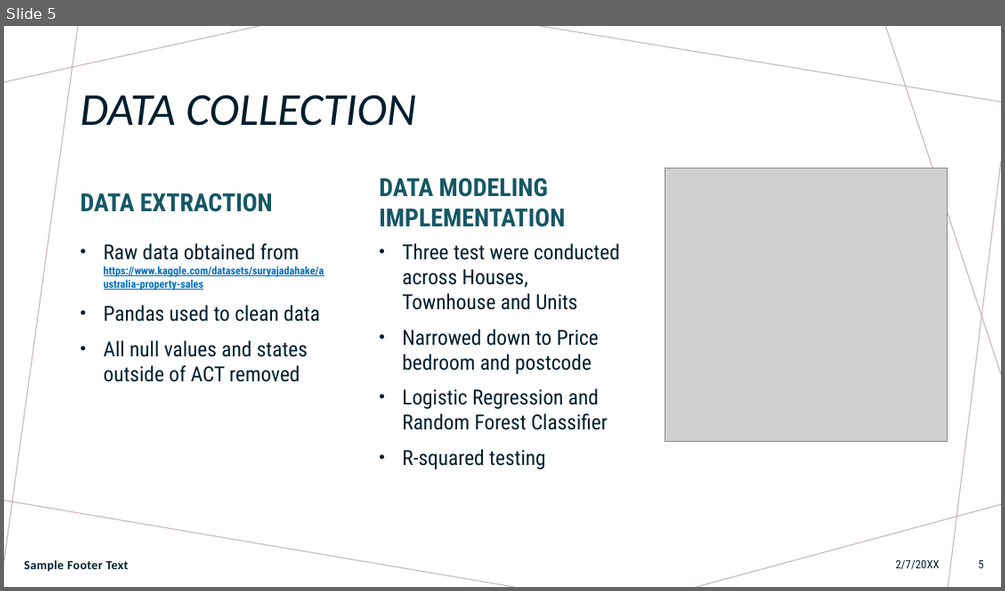
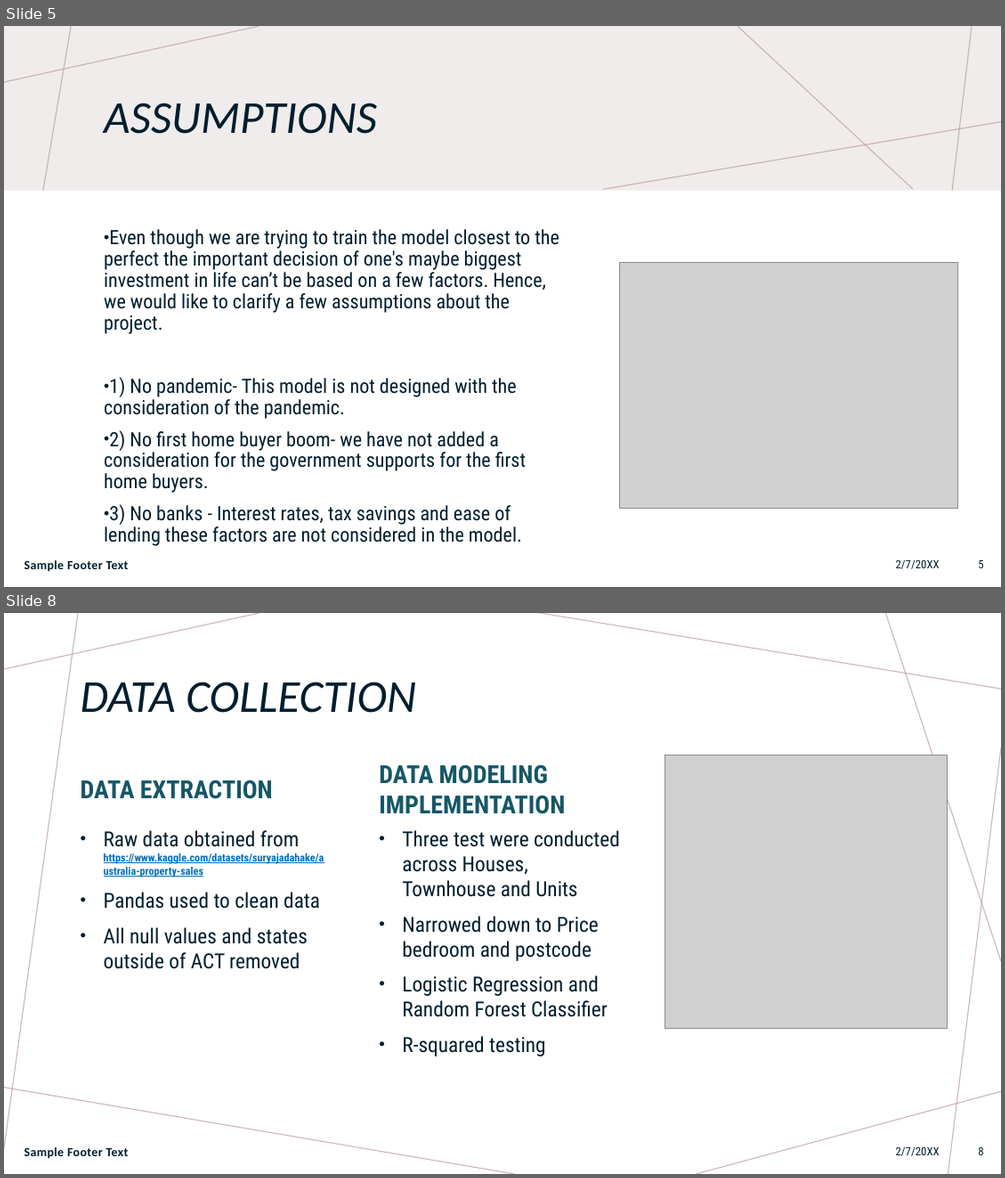
Before and after one commit to Anguyensfg/project-4, a slide deck: Project 4.pptx. Shown one above the other, each under a label of ours: slide 5 before the commit, slides 5 and 8 after it; the slides between them are not shown. The pictures are 1005x591 and 1005x1178 pixels, drawn with LibreOffice and Linux fonts; fonts in the diff are those of the drawing; grey boxes stand for pictures. Boxes give left, top, right and bottom in pixels: in the first picture for what was removed or moved away, otherwise in the second. Text is boxed around its words. In the diff, an @@ line names an element or a change of style, - is before the commit and + after.

```diff
--- a/Project 4.pptx
+++ b/Project 4.pptx
@@ slide 5 added at <box>4,26,1001,587</box>, background #FFFFFF; not listed: 7 template elements that a slide beside it also shows @@
@@ line added from (259, 26) to (4, 82), #BA9CA0 1 pt @@
@@ line added from (78, 26) to (4, 562), #BA9CA0 1 pt @@
@@ rectangle added at <box>4,26,1001,587</box>, fill #FFFFFF @@
@@ rectangle added at <box>4,26,1001,191</box>, fill #F0ECEC @@
@@ line added from (259, 26) to (4, 82), #BA9CA0 1 pt @@
@@ line added from (72, 26) to (43, 191), #BA9CA0 1 pt @@
@@ line added from (378, 587) to (433, 26), #BA9CA0 1 pt @@
@@ line added from (1001, 102) to (538, 26), #BA9CA0 1 pt @@
@@ line added from (914, 189) to (737, 26), #BA9CA0 1 pt @@
@@ line added from (1001, 375) to (886, 26), #BA9CA0 1 pt @@
@@ line added from (971, 26) to (952, 191), #BA9CA0 1 pt @@
@@ title added at <box>104,103,377,134</box>, 44 pt, text #001E2E, italic @@
+ASSUMPTIONS
@@ line added from (1001, 122) to (604, 189), #BA9CA0 1 pt @@
@@ line added from (1001, 160) to (947, 587), #BA9CA0 1 pt @@
@@ text added at <box>104,229,559,546</box>, 19 pt, text #001E2E @@
+• Even though we are trying to train the model closest to the perfect the important decision of one's maybe biggest investment in life can’t be based on a few factors. Hence, we would like to clarify a few assumptions about the project.
+• 1) No pandemic- This model is not designed with the consideration of the pandemic.
+• 2) No first home buyer boom- we have not added a consideration for the government supports for the first home buyers.
+• 3) No banks - Interest rates, tax savings and ease of lending these factors are not considered in the model.
@@ picture added at <box>619,263,957,507</box> @@
@@ line added from (515, 587) to (4, 499), #BA9CA0 1 pt @@
@@ line added from (1001, 505) to (696, 587), #BA9CA0 1 pt @@
@@ text added at <box>896,559,939,569</box>, 11 pt, text #001E2E @@
+2/7/20XX
@@ text added at <box>24,560,129,572</box>, 12 pt, text #001E2E, bold @@
+Sample Footer Text
@@ page number added at <box>978,560,983,568</box>, 11 pt, text #001E2E @@
+5
@@ what was slide 5 is now slide 8 @@
@@ page number at <box>978,1146,983,1155</box>: text changed @@
-5
+8
```
Also in this commit, not shown: 4 slides changed, 2 other slides added.
